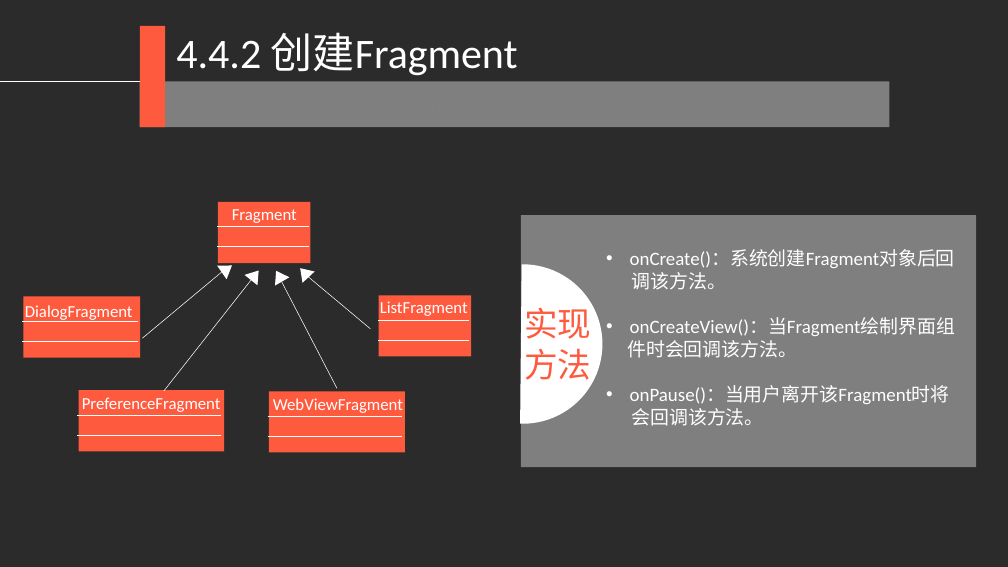
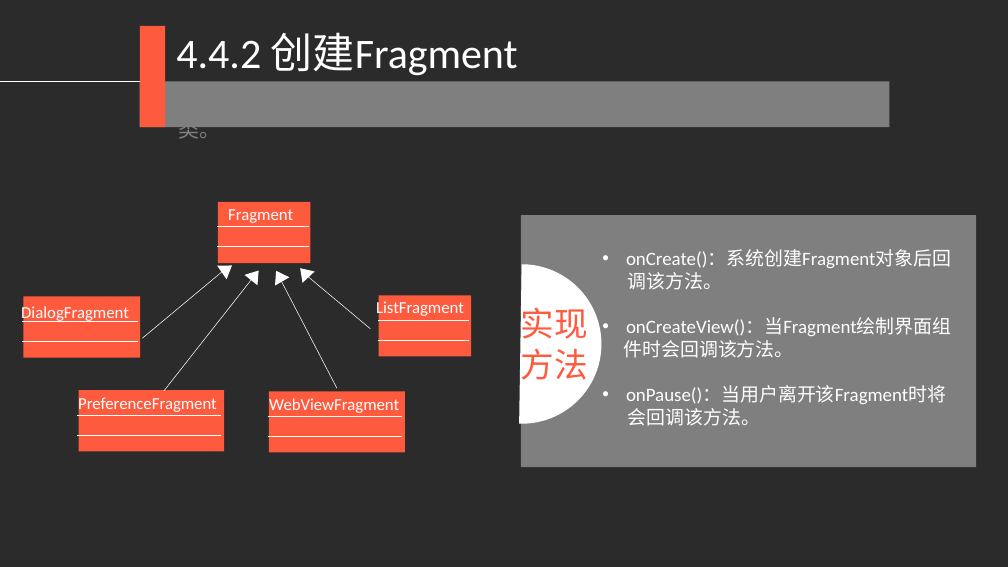
Before and after one commit to djuanbei/18Android1, a slide deck: slide 18 of ppt/ch4.pptx. Drawn at 1008x567 pixels with LibreOffice and Linux fonts; fonts in the diff are those of the drawing; background and template pictures are left out; a plain dark background stands for a picture behind light text. Boxes give left, top, right and bottom in pixels: in the first picture for what was removed or moved away, otherwise in the second. Text is boxed around its words. In the diff, an @@ line names an element or a change of style, - is before the commit and + after.

```diff
--- a/ppt/ch4.pptx
+++ b/ppt/ch4.pptx
@@ text "与创建Activity类似，Fragment必须继承Fragment基类。" rewrapped from bbox=[175, 88, 736, 121] to bbox=[178, 127, 220, 142] @@
@@ 3 texts: place and size @@
-3 texts at bbox=[25, 209, 468, 322]
+3 texts at bbox=[21, 209, 464, 322]
@@ chord (boxed as its full ellipse) removed at bbox=[443, 265, 603, 424] @@
@@ freeform shape added at bbox=[520, 265, 602, 424], fill #FFFFFF @@
@@ text "onCreate()：系统创建Fragment对象后回" at bbox=[624, 250, 951, 426]: font Calibri to Noto Sans CJK SC in "onCreate()：系统创建Fragment对象后回", "调该方法。", "onCreateView()：当Fragment绘制界面组", "件时会回调该方法。" and 2 more places @@
@@ text "实现方法" at bbox=[521, 307, 588, 380]: font Calibri to Noto Sans CJK SC @@
@@ text "PreferenceFragment": place and size @@
-text "PreferenceFragment" at bbox=[82, 397, 221, 412]
+text "PreferenceFragment" at bbox=[78, 396, 217, 414]
@@ text "WebViewFragment": place and size @@
-text "WebViewFragment" at bbox=[273, 398, 403, 413]
+text "WebViewFragment" at bbox=[269, 398, 399, 413]
```
Also in this commit, not shown: 23 other slides changed, 1 slide added.
